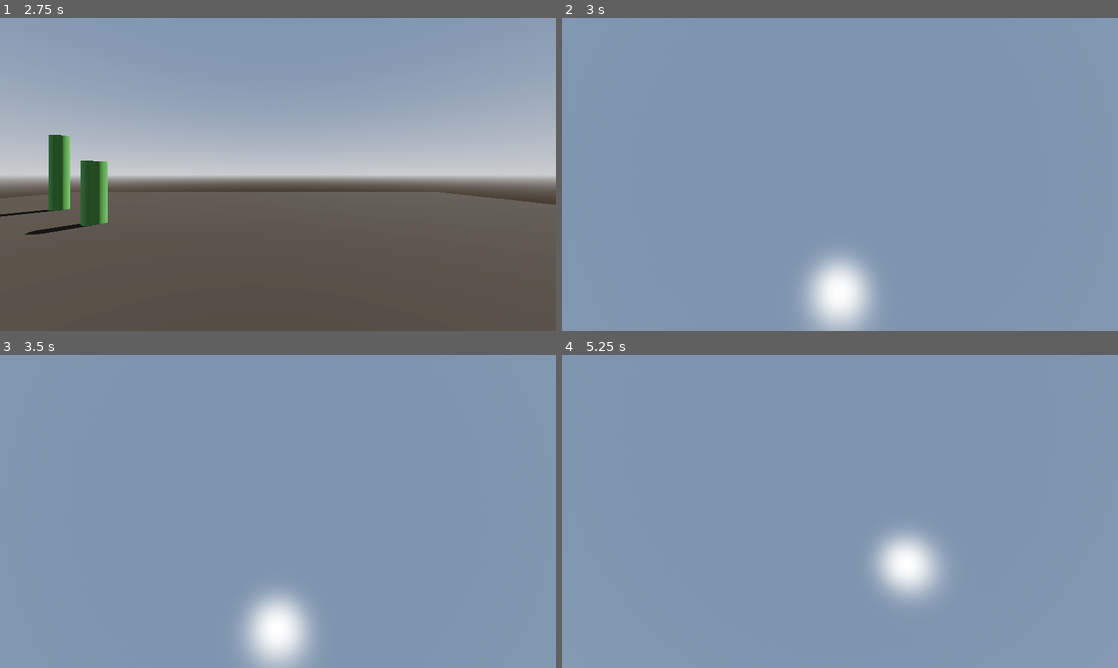
Above: before the commit, frames 1-4 (two rows, left to right).
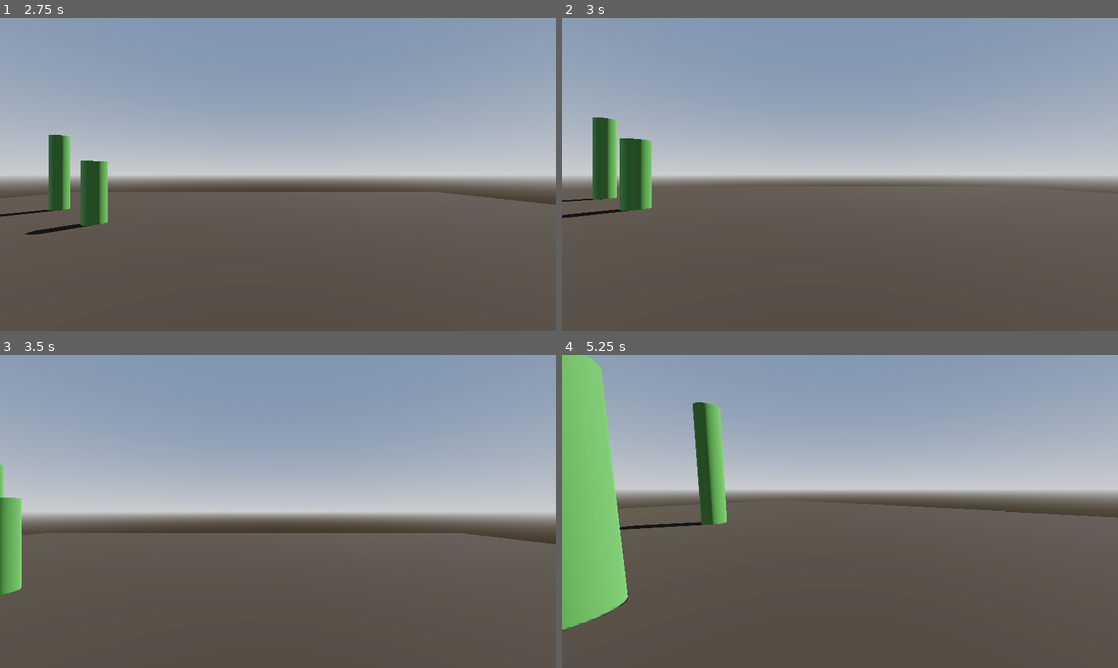
Above: after the commit, the same moments.

Repository: Isaaa43/Saudavel-e-Balanceado
Game: Godot game, scene res://cenas/main_game.tscn
Two runs of this game, one before a commit and one after it. Both use one fixed random seed, a clock stepped at 60 frames per second and the inputs below.
Inputs (mouse positions are in pixels of both pictures, inside the frame that each line leads up to):
- Up to frame 1 (2.75 s): click "Jogar" at 0.5 s; click "Host" at 1.25 s; click "Começar Partida" at 2 s
- Up to frame 2 (3 s): move the mouse to (867, 174) at 2.77 s; hold W (frente) from 2.78 s (still down); click (867, 174) at 2.92 s
- Up to frame 3 (3.5 s): keep holding W (frente); tap Space (pular) at 3.02 s
- Up to frame 4 (5.25 s): keep holding W (frente); move the mouse to (812, 511) at 3.52 s; click (812, 511) at 3.67 s; tap Space (pular) at 3.77 s; move the mouse to (851, 505) at 4.27 s; click (851, 505) at 4.42 s; move the mouse to (834, 517) at 5.02 s; click (834, 517) at 5.17 s

Frame 1 is identical in both runs. In frame 2, 73% of the frame differs, in the area x 0-100%, y 20-100%; in frame 3, 73%; in frame 4, 82%, in the area x 0-100%, y 0-100%.

Commit message:
jogador movimento sync
agora movimento do jogador esta sincronizado entre internet, assim como sair do jogo não movimenta o outro jogador

Diff:
--- a/luta-magos/cenas/game/characters/jogador.tscn
+++ b/luta-magos/cenas/game/characters/jogador.tscn
@@ -8,6 +8,17 @@
 [sub_resource type="CapsuleMesh" id="CapsuleMesh_30vjq"]
 
 [sub_resource type="SphereMesh" id="SphereMesh_s5tbn"]
+
+[sub_resource type="SceneReplicationConfig" id="SceneReplicationConfig_s5tbn"]
+properties/0/path = NodePath(".:position")
+properties/0/spawn = true
+properties/0/replication_mode = 1
+properties/1/path = NodePath(".:rotation")
+properties/1/spawn = true
+properties/1/replication_mode = 1
+properties/2/path = NodePath("Cabeca/CabecaPivot:rotation")
+properties/2/spawn = true
+properties/2/replication_mode = 1
 
 [node name="Jogador" type="CharacterBody3D" unique_id=1397014069]
 script = ExtResource("1_30vjq")
@@ -36,3 +47,6 @@
 [node name="MeshCabeca" type="MeshInstance3D" parent="Cabeca/CabecaPivot" unique_id=1253220719]
 transform = Transform3D(0.75, 0, 0, 0, 0.75, 0, 0, 0, 0.75, 0, 0, -0.099999994)
 mesh = SubResource("SphereMesh_s5tbn")
+
+[node name="MultiplayerSynchronizer" type="MultiplayerSynchronizer" parent="." unique_id=1203761034]
+replication_config = SubResource("SceneReplicationConfig_s5tbn")
--- a/luta-magos/cenas/game/game_adm.tscn
+++ b/luta-magos/cenas/game/game_adm.tscn
@@ -13,7 +13,6 @@
 [node name="MultiplayerSpawnerJogadores" type="MultiplayerSpawner" parent="NetworkGame" unique_id=1118713620]
 _spawnable_scenes = PackedStringArray("uid://cqojyxy8t78mg")
 spawn_path = NodePath("../Jogadores")
-spawn_limit = 1
 
 [node name="Jogadores" type="Node" parent="NetworkGame" unique_id=215918608]
 
--- a/luta-magos/scripts/game/characters/camera.gd
+++ b/luta-magos/scripts/game/characters/camera.gd
@@ -5,8 +5,12 @@
 
 var mouse_sensitivity := 0.005
 
-func _ready() -> void:
-	Input.set_mouse_mode(Input.MOUSE_MODE_CAPTURED)
+func start() -> void:
+	make_current()
+
+	# TODO: garantir que isso esta habilitado isso na build final
+	if not OS.is_debug_build():
+		Input.set_mouse_mode(Input.MOUSE_MODE_CAPTURED)
 
 func _unhandled_input(event: InputEvent) -> void:
 	#if not is_multiplayer_authority(): return
--- a/luta-magos/scripts/game/characters/jogador.gd
+++ b/luta-magos/scripts/game/characters/jogador.gd
@@ -6,16 +6,23 @@
 const SPEED = 5.0
 const JUMP_VELOCITY = 4.5
 
+func _turn_off(node : Node) -> void:
+	node.set_process(false)
+	node.set_physics_process(false)
+	node.set_process_input(false)
+	node.set_process_unhandled_input(false)
 
 func _enter_tree() -> void:
 	set_multiplayer_authority(str(name).to_int())
+	print("Jogador %s  is_auth? " % name, is_multiplayer_authority())
 
 func _ready() -> void:
 	if not is_multiplayer_authority():
-		#set_process(false)
+		_turn_off(self)
+		_turn_off(camera_3d)
 		return
 
-	camera_3d.make_current()
+	camera_3d.start()
 
 func _physics_process(delta: float) -> void:
 	# Add the gravity.
